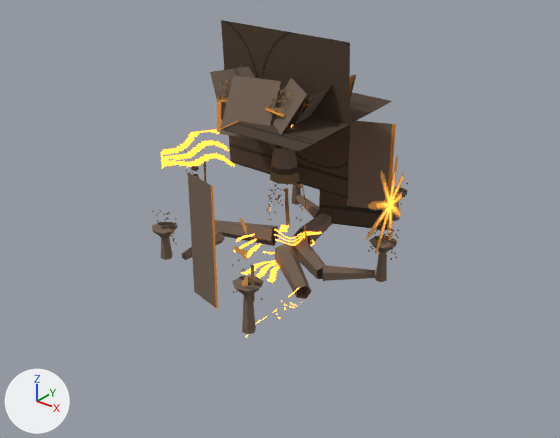
Before and after pictures for a commit that changed the glTF model to-rust-as-we-fall/resources/models/flora/flora_mother_flure.gltf.
One viewpoint serves both versions: a camera (50 mm lens) standing at (7.71, -9.88, 6.67) and looking at (0.2, -0.5, 0.86). The axes (+X, +Y, +Z) are drawn at lower left. The lights are the same throughout. The picture after the commit comes second. Vertices at exactly the same position are counted once.

In view in the first picture: 'MotherFlureRigged'.
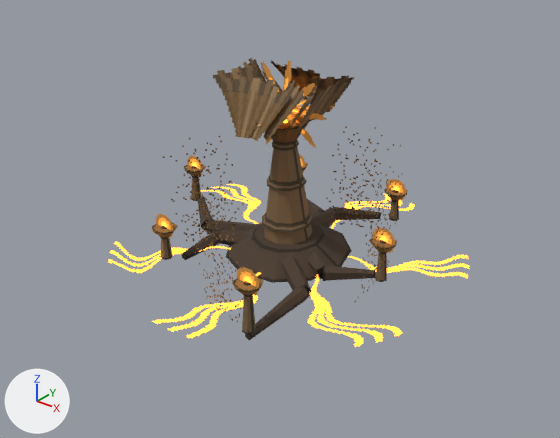
Changed parts and their boxes [x1, y1, x2, y2] in the pictures (560 x 438 px):
'MotherFlureRigged', reshaped: before [152, 20, 408, 338]; after [108, 58, 470, 347]
part 1 of me_motherflurerigged, added: after [108, 184, 470, 347]
part 2 of me_motherflurerigged, surface changed: before [152, 20, 408, 338]; after [152, 58, 407, 340]

The edits, one by one:
me_motherflurerigged is used by ob_motherflurerigged; location (0.0, 0.0, 0.0).
Verts and faces of me_motherflurerigged; kept vertices keep their numbers, new ones are numbered from 675.
me_motherflurerigged had 675 vertices, 898 faces and spanned x -3.16..2.21, y -2.67..2.54, z -0.14..4.0.
me_motherflurerigged now has 679 vertices, 900 faces and spans x -3.3..3.3, y -3.3..3.3, z -0.14..4.0.
Part 1, on me_motherflurerigged:
New vertex 675 is at (-3.3, -3.3, 0.01).
New vertex 676 is at (3.3, -3.3, 0.01).
New vertex 677 is at (-3.3, 3.3, 0.01).
New vertex 678 is at (3.3, 3.3, 0.01).
New faces: (675, 676, 678), (675, 678, 677).
me_motherflurerigged part 2: 898 kept faces spanning x -3.16..2.21, y -2.67..2.54, z -0.14..4.0 get new texture (UV) coordinates.
